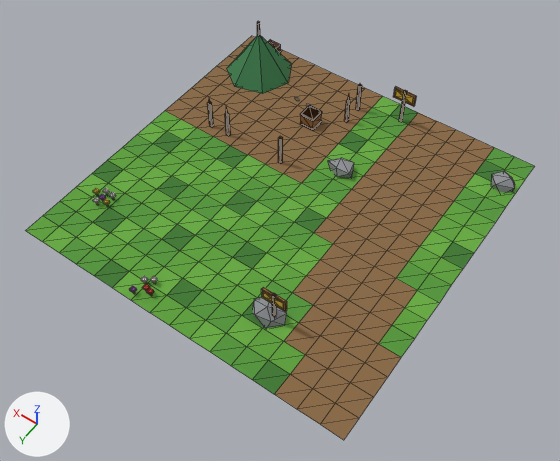
A saved change to the glTF model assets/models/town/chunk_2_4.glb.
Rendered twice from a 50 mm camera at (27.4, -53.8, 26.0) aimed at (39.3, -70.3, -0.1). Every picture has the same lights, and +X, +Y and +Z are marked at lower left. The first picture is the older version. Mesh edges are drawn as thin lines. Vertices at exactly the same position are counted once.

The first picture shows 'chunk_2_4'.
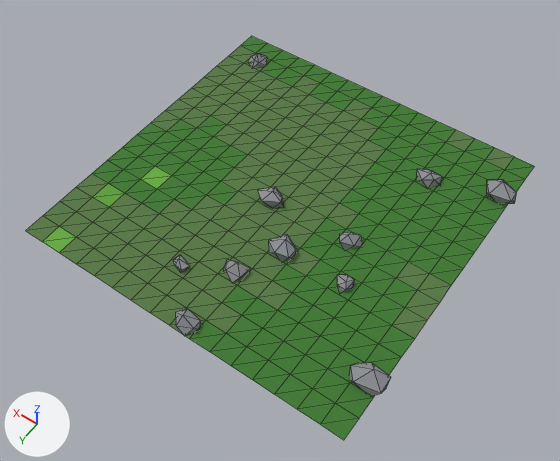
Pixel boxes [x1, y1, x2, y2] of what changed, in the pictures (560 x 461 px):
'chunk_2_4', reshaped: before [26, 21, 534, 440]; after [26, 36, 534, 440]
part 1 of me_chunk_2_4, deleted: before [93, 21, 417, 328]
part 2 of me_chunk_2_4, reshaped: before [227, 35, 515, 192]; after [173, 54, 517, 336]
part 3 of me_chunk_2_4, added: after [350, 362, 391, 396]
part 4 of me_chunk_2_4, recoloured: [122, 108, 534, 380] in both
part 5 of me_chunk_2_4, recoloured: [43, 148, 514, 333] in both
part 6 of me_chunk_2_4, recoloured: [108, 96, 525, 352] in both
part 7 of me_chunk_2_4, recoloured: [76, 141, 439, 320] in both
part 8 of me_chunk_2_4, recoloured: [107, 128, 509, 374] in both
part 9 of me_chunk_2_4, recoloured: [26, 111, 427, 339] in both
part 10 of me_chunk_2_4, recoloured: [93, 132, 368, 307] in both
part 11 of me_chunk_2_4, recoloured (darker): [197, 36, 494, 440] in both
part 12 of me_chunk_2_4, recoloured: [165, 46, 475, 228] in both

Patch to the scene script:
```diff
--- a/assets/models/town/chunk_2_4.glb.py
+++ b/assets/models/town/chunk_2_4.glb.py
@@ mat_moss @@
+mat_moss = bpy.data.materials.new('moss')
+# nodes: BsdfPrincipled, Mix, OutputMaterial, VertexColor
+# colours: dark green #587a45, mixed with the vertex colours
@@ me_chunk_2_4 @@
 # used by ob_chunk_2_4; location = (0.0, 0.0, 0.0)
-me_chunk_2_4.from_pydata(...)  # 700 vertices, 1134 faces; spans x 32.0..48.0, y -80.0..-64.0, z -0.4..3.0
+me_chunk_2_4.from_pydata(...)  # 421 vertices, 732 faces; spans x 31.8..48.0, y -80.0..-64.0, z -0.5..0.8
+# me_chunk_2_4 part 1: 48 loose pieces with 391 vertices, spanning x 36.2..47.0, y -79.4..-64.2, z -0.4..3.0, are deleted
+# me_chunk_2_4 part 2
+# 20 vertices are removed from x 32.1..47.6, y -79.6..-76.3, z -0.3..2.3
+# 32 faces are deleted
+# 120 vertices are added at x 31.8..46.9, y -78.9..-64.0, z -0.5..0.7
+# 200 new faces join them, mat_rock
+# me_chunk_2_4 part 3
+# 12 vertices are added at x 31.8..33.3, y -67.0..-65.9, z -0.5..0.8
+# 20 new faces join them, mat_rock
+# me_chunk_2_4 part 4: 28 faces spanning x 32.0..48.0, y -80.0..-64.0, z 0.0 switch from mat_grass_b to mat_grass_dark
+# me_chunk_2_4 part 5: 46 faces spanning x 32.0..48.0, y -80.0..-64.0, z 0.0 switch from mat_grass_b to mat_moss
+# me_chunk_2_4 part 6: 26 faces spanning x 32.0..48.0, y -80.0..-64.0, z 0.0 switch from mat_grass_c to mat_grass_dark
+# me_chunk_2_4 part 7: 38 faces spanning x 32.0..48.0, y -77.0..-64.0, z 0.0 switch from mat_grass_c to mat_moss
+# me_chunk_2_4 part 8: 44 faces spanning x 32.0..48.0, y -78.0..-65.0, z 0.0 switch from mat_grass_a to mat_grass_dark
+# me_chunk_2_4 part 9: 54 faces spanning x 32.0..48.0, y -78.0..-64.0, z 0.0 switch from mat_grass_a to mat_moss
+# me_chunk_2_4 part 10: 16 faces spanning x 38.0..46.0, y -77.0..-64.0, z 0.0 switch from mat_grass_dark to mat_moss
+# me_chunk_2_4 part 11: 146 faces spanning x 32.0..48.0, y -80.0..-64.0, z 0.0 switch from mat_dirt to mat_grass_dark
+# me_chunk_2_4 part 12: 90 faces spanning x 35.0..48.0, y -80.0..-72.0, z 0.0 switch from mat_dirt to mat_moss
 me_chunk_2_4.materials.append(mat_rock)
-me_chunk_2_4.materials.append(mat_wood)
-me_chunk_2_4.materials.append(mat_wood_dark)
-me_chunk_2_4.materials.append(mat_leaf_b)
-me_chunk_2_4.materials.append(mat_flower_w)
-me_chunk_2_4.materials.append(mat_gold)
-me_chunk_2_4.materials.append(mat_timber)
-me_chunk_2_4.materials.append(mat_cloth_white)
-me_chunk_2_4.materials.append(mat_flower_y)
-me_chunk_2_4.materials.append(mat_cloth_green)
-me_chunk_2_4.materials.append(mat_flower_p)
-me_chunk_2_4.materials.append(mat_flower_r)
```
